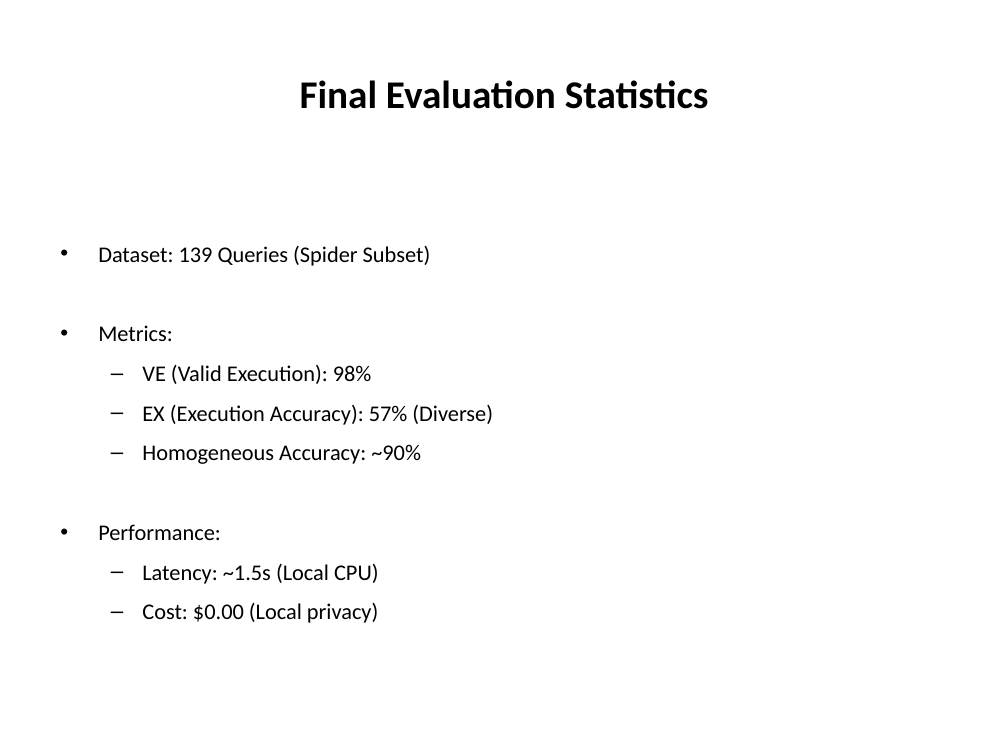
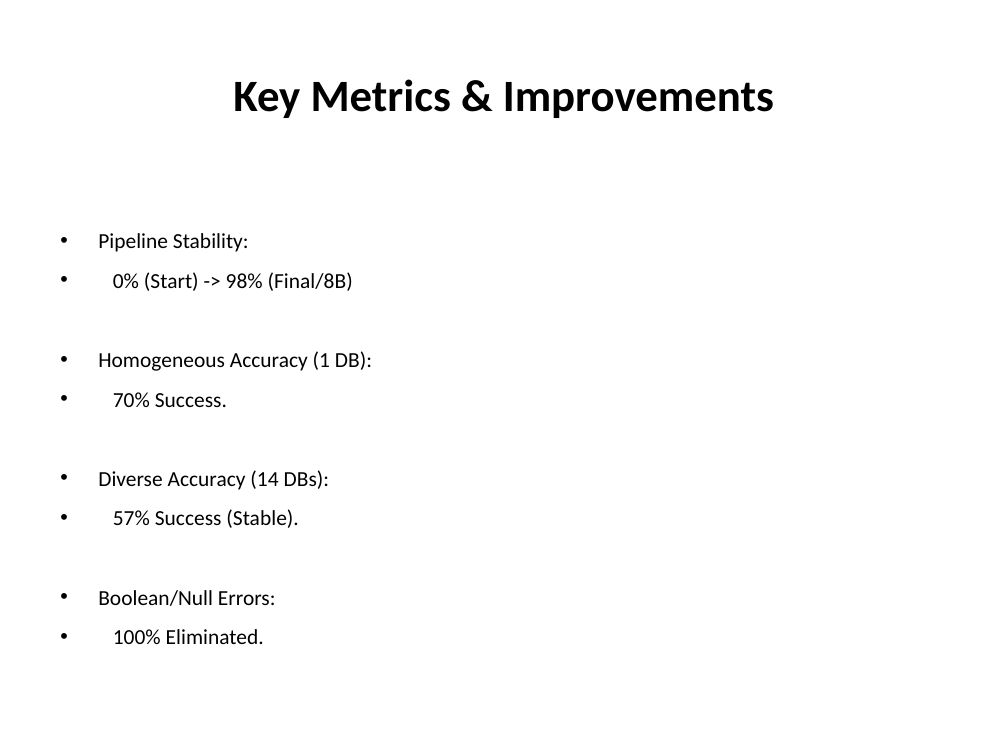
Before and after one commit to nayanjha16/CodeGen-Implementations, a slide deck: slide 13 of Capstone_Stage2_Presentation.pptx (slide 8 before the commit). Drawn at 1008x756 pixels with LibreOffice and Linux fonts; fonts in the diff are those of the drawing. Boxes give left, top, right and bottom in pixels: in the first picture for what was removed or moved away, otherwise in the second. Text is boxed around its words. In the diff, an @@ line names an element or a change of style, - is before the commit and + after.

```diff
--- a/Capstone_Stage2_Presentation.pptx
+++ b/Capstone_Stage2_Presentation.pptx
@@ title at [233, 79, 774, 118]: text changed; size 28 to 32 pt @@
-Final Evaluation Statistics
+Key Metrics & Improvements
@@ text at [98, 233, 372, 644]: text changed; size 16 to 15.3 pt @@
-• Dataset: 139 Queries (Spider Subset)
-• Metrics:
-  – VE (Valid Execution): 98%
-  – EX (Execution Accuracy): 57% (Diverse)
-  – Homogeneous Accuracy: ~90%
-• Performance:
-  – Latency: ~1.5s (Local CPU)
-  – Cost: $0.00 (Local privacy)
+• Pipeline Stability:
+• 0% (Start) -> 98% (Final/8B)
+• Homogeneous Accuracy (1 DB):
+• 70% Success.
+• Diverse Accuracy (14 DBs):
+• 57% Success (Stable).
+• Boolean/Null Errors:
+• 100% Eliminated.
```
Also in this commit, not shown: 3 other slides changed, 10 slides added, 5 slides removed.
